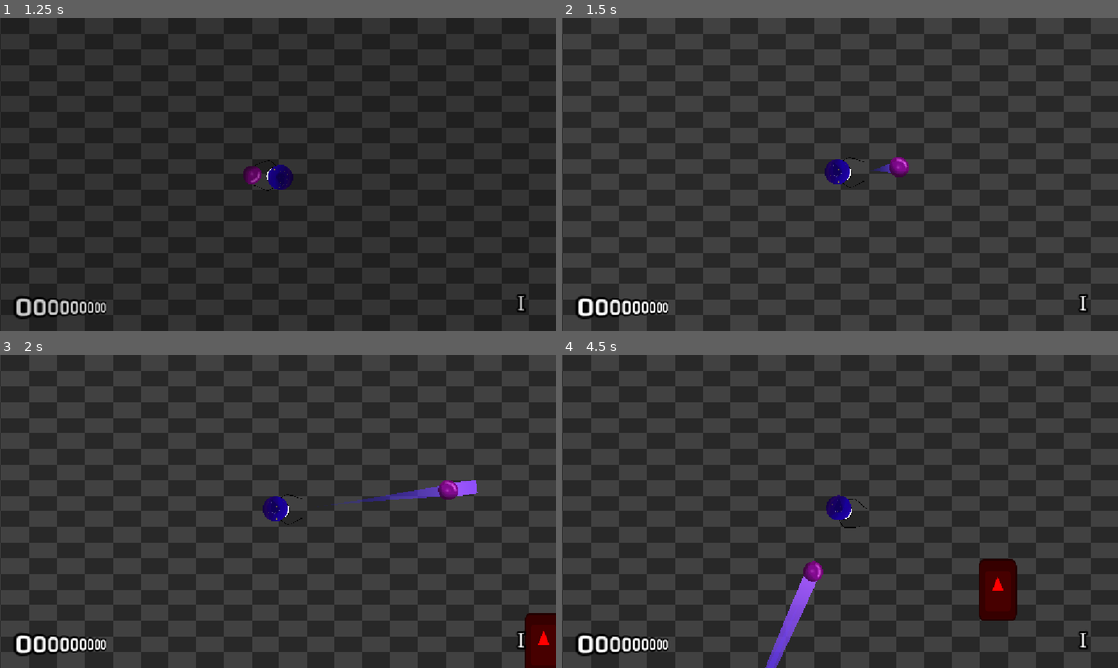
Above: before the commit, frames 1-4 (two rows, left to right).
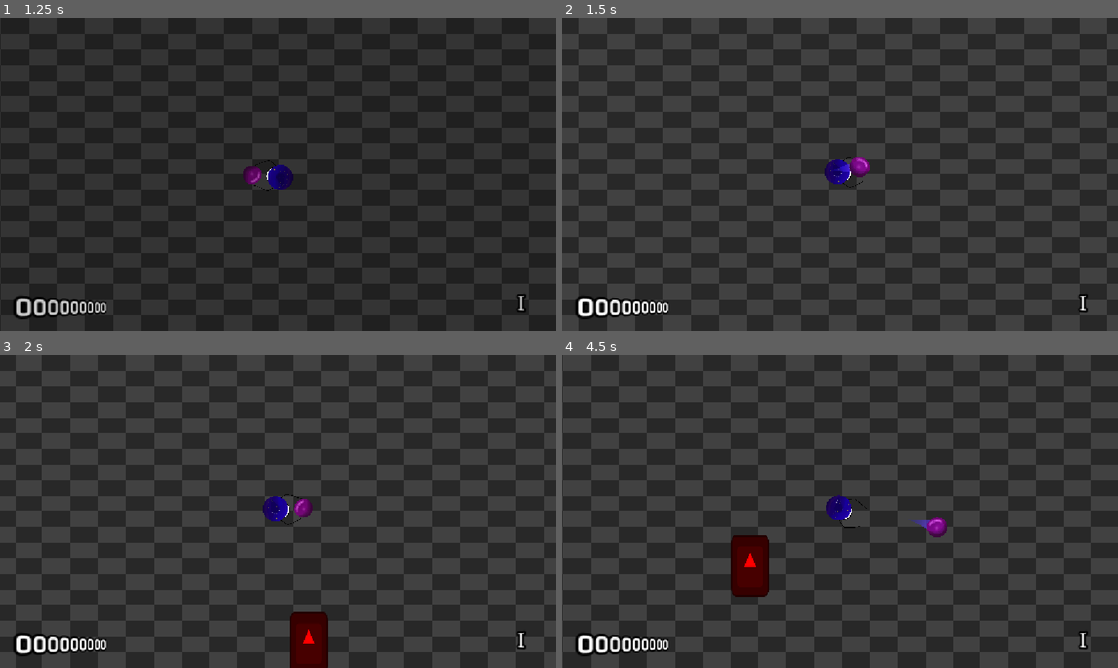
Above: after the commit, the same moments.

Repository: neilavesterinen/Haven-Bounce-Back-Shooter
Game: Godot game, scene res://Scenes/mainmenu/mainmenu.tscn
The game is run twice, just before and just after one commit, with the same random seed, the same clock (stepped at 60 frames per second) and the same inputs. The engine's default icon, where the game draws it, is replaced by a stand-in: a white triangle on a blue panel in a dark square. Sound files missing from this copy of the repository are replaced by a short silence.
Inputs (mouse positions are in pixels of both pictures, inside the frame that each line leads up to):
- Up to frame 1 (1.25 s): click "Play" at 0.5 s
- Up to frame 2 (1.5 s): tap Enter at 1.25 s; move the mouse to (962, 158) at 1.27 s; hold D (right) from 1.28 s (still down); click (962, 158) at 1.35 s
- Up to frame 3 (2 s): keep holding D (right)
- Up to frame 4 (4.5 s): release D (right) at 2 s; drag from (728, 527) to (840, 511) at 2.02 s; move the mouse to (895, 442) at 2.77 s; hold D (right) 2.78-3.5 s; tap Enter at 2.85 s; drag from (812, 574) to (673, 464) at 3.52 s; move the mouse to (1006, 558) at 4.27 s; hold A (left) from 4.28 s (still down); click (1006, 558) at 4.35 s

Frame 1 is identical in both runs. In frame 2, 42% of the frame differs, in the area x 0-100%, y 0-100%; in frame 3, 51%; in frame 4, 97%.

Commit message:
fix

Diff:
--- a/player/player.gd
+++ b/player/player.gd
@@ -14,7 +14,7 @@
 var health := 10
 
 func _physics_process(delta: float) -> void:
-	var direction := Input.get_vector("ui_left", "ui_right", "ui_up", "ui_down")
+	var direction := Input.get_vector("left", "right", "up", "down")
 	if direction:
 		velocity = direction * SPEED
 	else:
